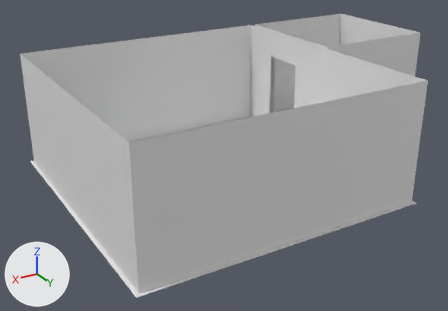
Two versions of the Blender file break_room/break_room.blend, one commit apart.
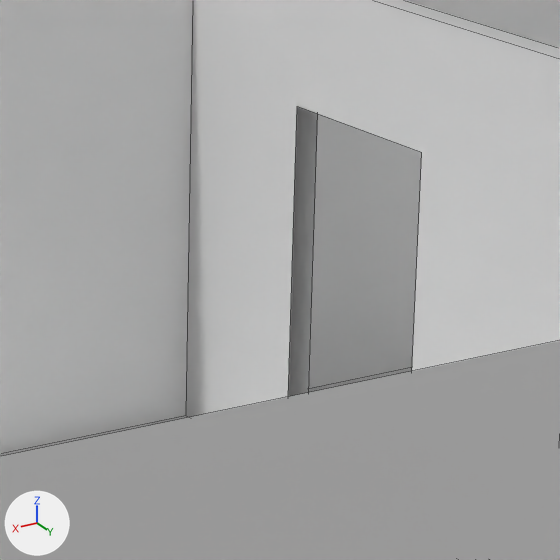
There are two pictures of each version: one whole from a 50 mm camera at (11.78, 20.81, 11.42) aimed at (-0.94, -0.39, 0.82), one close up on the part from 48% to 72% of the width and 12% to 47% of the height. Lighting does not change. The marker at lower left points along +X, +Y and +Z. The close-ups show mesh edges as thin lines.

Objects in the first close-up: 'BathroomInnerWall-col', 'LoungeInnerWall-col'.
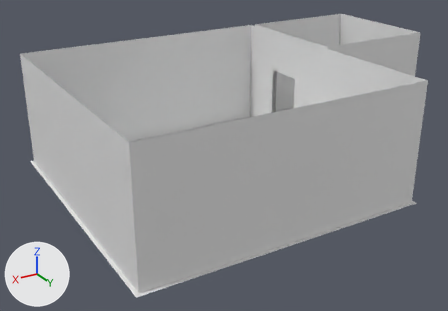
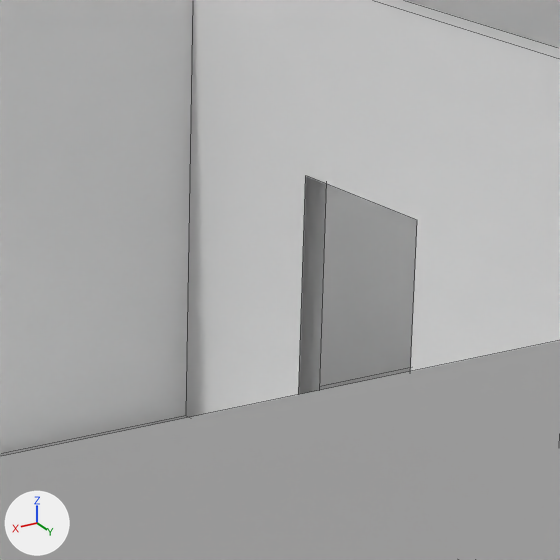
ob_boolean is not drawn itself; it is used by a modifier of ob_loungeinnerwall_col, ob_bathroominnerwall_col.

The change in detail:
me_cube_001 has 8 vertices, 6 faces and spans x -7.0..-5.0, y -4.0..-2.0, z 0.0..3.0.
me_cube_001 is used by ob_boolean; location (0.0, 0.0, 0.0); scale (1.0, 1.0, 1.25).
me_cube_001 part 1: the whole mesh is scaled about its middle by (1, 1, 1.25), then moved by (6.0, 3.0, 0.38).
Object 'Boolean' (ob_boolean) moves from (0.0, 0.0, 0.0) to (-5.9, -2.92, 0.0).
Object 'Boolean' (ob_boolean) is rescaled from (1.0, 1.0, 1.25) to (1.0, 0.9, 0.827).

Changed parts and their boxes [x1, y1, x2, y2] in the close-ups (560 x 560 px):
'LoungeInnerWall-col', mesh rescaled, reshaped
    both: [0, 0, 560, 560]
'BathroomInnerWall-col', mesh rescaled, reshaped
    before: [288, 0, 560, 397]
    after: [299, 0, 560, 394]
